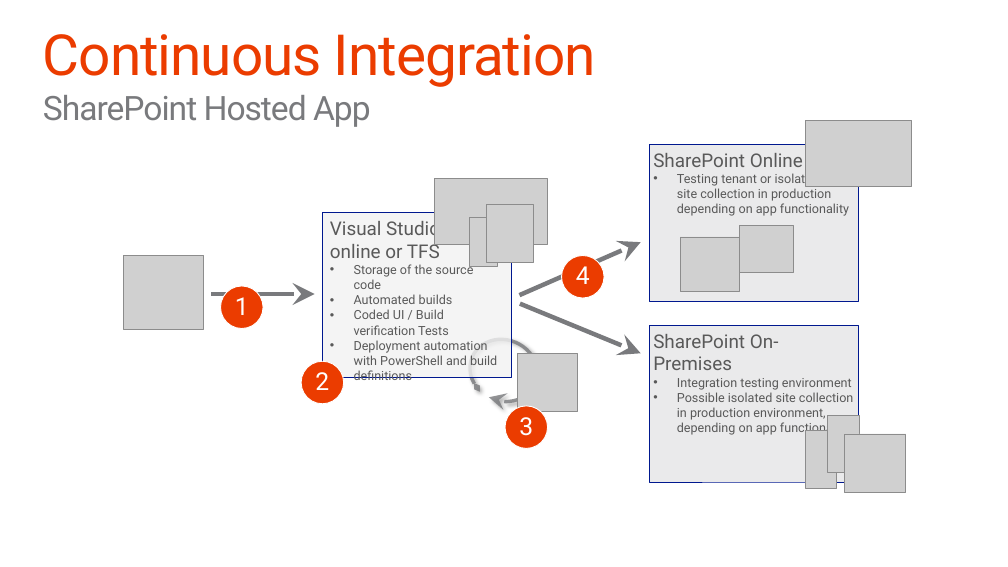
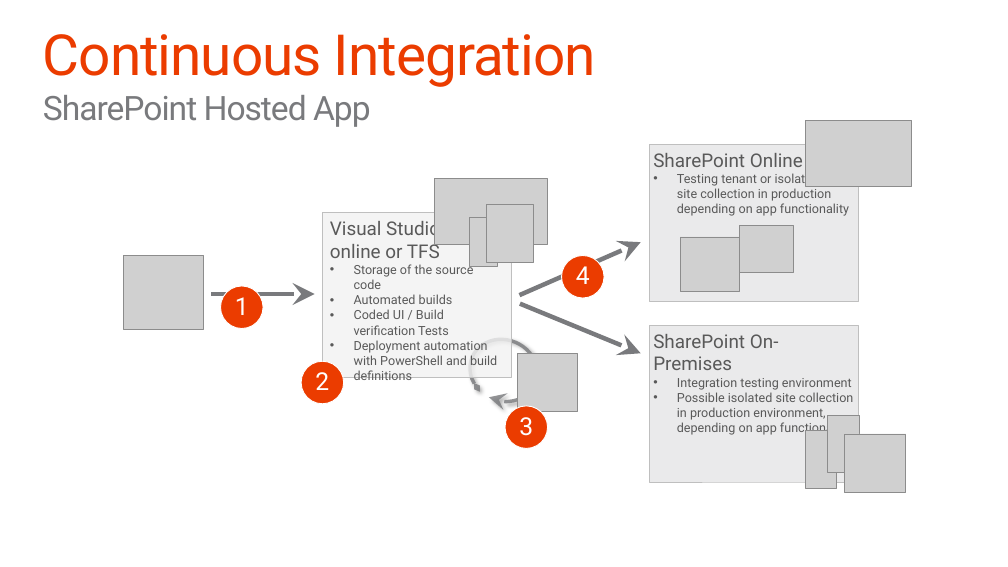
Before and after one commit to SharePoint/PnP-Guidance, a slide deck: slide 27 of PnP Transformation Process/Templates/Preparedness Presentation Template.pptx. Drawn at 1008x567 pixels with LibreOffice and Linux fonts; fonts in the diff are those of the drawing; grey boxes stand for pictures; background and template pictures are left out. Boxes give left, top, right and bottom in pixels: in the first picture for what was removed or moved away, otherwise in the second. Text is boxed around its words. In the diff, an @@ line names an element or a change of style, - is before the commit and + after.

```diff
--- a/PnP Transformation Process/Templates/Preparedness Presentation Template.pptx
+++ b/PnP Transformation Process/Templates/Preparedness Presentation Template.pptx
@@ outline #00188F 0.85 pt to #BFBFBF 0.85 pt in 3 elements at box(322, 212, 511, 377), box(650, 144, 858, 301), box(650, 326, 858, 482) @@
```
Also in this commit, not shown: 4 other slides changed, 3 other files.
